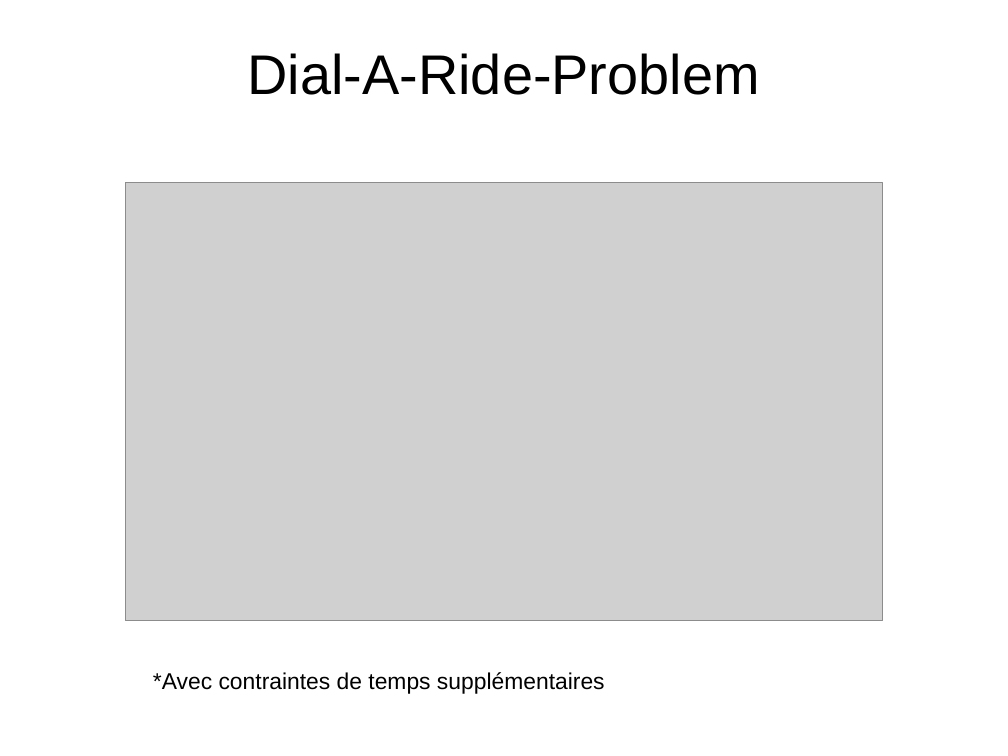
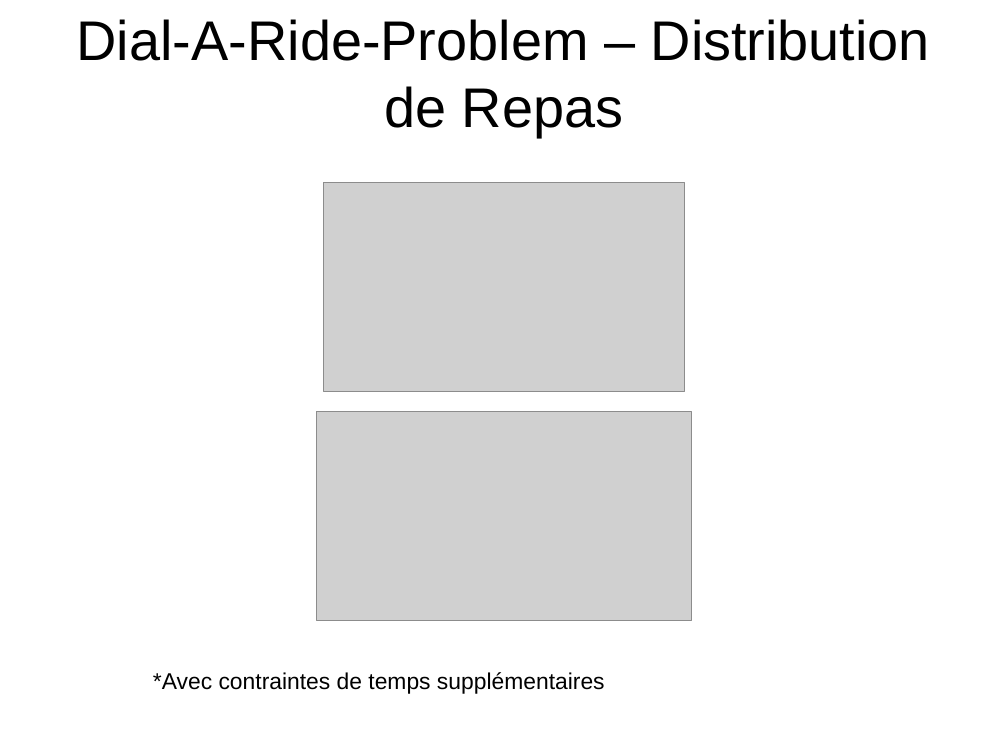
Before and after one commit to Chreschtf/Darpteam, a slide deck: slide 3 of Presentation1/slides_presentation_1_v1.odp. Drawn at 1008x756 pixels with LibreOffice and Linux fonts; fonts in the diff are those of the drawing; grey boxes stand for pictures; background and template pictures are left out. Boxes give left, top, right and bottom in pixels: in the first picture for what was removed or moved away, otherwise in the second. Text is boxed around its words. In the diff, an @@ line names an element or a change of style, - is before the commit and + after.

```diff
--- a/Presentation1/slides_presentation_1_v1.odp
+++ b/Presentation1/slides_presentation_1_v1.odp
@@ title at <box>77,19,930,137</box>: text changed @@
-Dial-A-Ride-Problem
+Dial-A-Ride-Problem – Distribution de Repas
@@ picture: place and size @@
-picture at <box>125,182,884,620</box>
+picture at <box>324,182,685,391</box>
@@ picture added at <box>317,412,692,621</box> @@
```
Also in this commit, not shown: 2 other slides changed, 1 slide removed.
